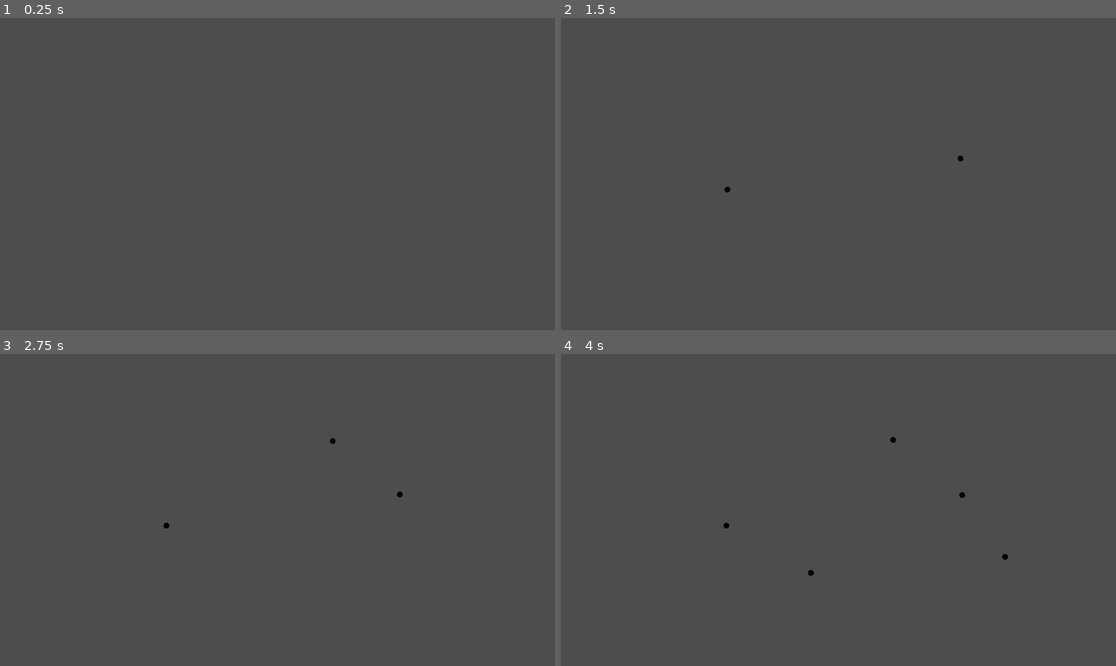
Above: before the commit, frames 1-4 (two rows, left to right).
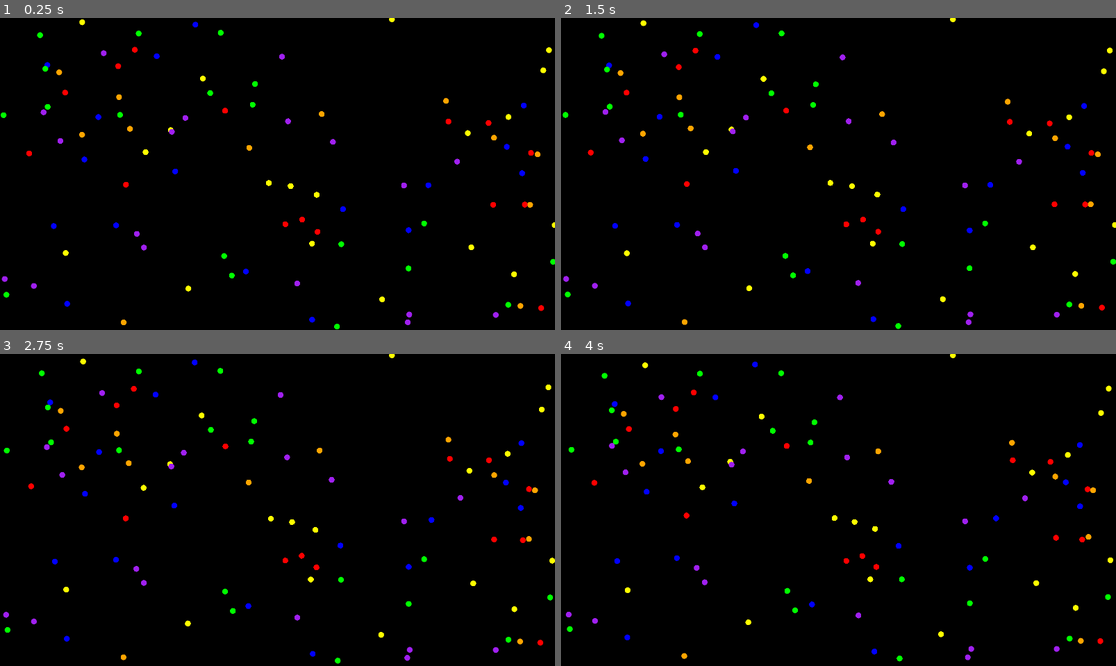
Above: after the commit, the same moments.

Repository: kumarhimself/coulombic-dynamics
Game: Godot game, scene res://scenes/main.tscn
Two runs of this game, one before a commit and one after it. Both use one fixed random seed, a clock stepped at 60 frames per second and the inputs below.
Inputs (mouse positions are in pixels of both pictures, inside the frame that each line leads up to):
- Up to frame 1 (0.25 s): no input
- Up to frame 2 (1.5 s): tap Enter at 0.5 s; move the mouse to (960, 158) at 0.52 s; press the mouse at (960, 158) at 0.53 s; move the mouse to (727, 189) at 1.27 s; release the mouse at (727, 189) at 1.28 s; click (727, 189) at 1.35 s
- Up to frame 3 (2.75 s): move the mouse to (333, 441) at 2.02 s; press the mouse at (333, 441) at 2.03 s
- Up to frame 4 (4 s): move the mouse to (810, 572) at 2.77 s; release the mouse at (810, 572) at 2.78 s; click (810, 572) at 2.85 s; move the mouse to (1005, 556) at 3.52 s; press the mouse at (1005, 556) at 3.53 s

The runs differ from the first frame. In frame 1, 100% of the frame differs, in the area x 0-100%, y 0-100%; in frame 2, 100%; in frame 3, 100%; in frame 4, 100%.

Commit message:
Reimplemented force interactions similar to ParticleLife. Can see clustering of different-colored particles, but not enough to show anything definitive. Need to fine-tune force model furhter.

Diff:
--- a/project.godot
+++ b/project.godot
@@ -28,3 +28,12 @@
 "events": [Object(InputEventMouseButton,"resource_local_to_scene":false,"resource_name":"","device":-1,"window_id":0,"a …(253 unchanged characters)…
 ]
 }
+right_click={
+"deadzone": 0.5,
+"events": [Object(InputEventMouseButton,"resource_local_to_scene":false,"resource_name":"","device":-1,"window_id":0,"alt_pressed":false,"shift_pressed":false,"ctrl_pressed":false,"meta_pressed":false,"button_mask":0,"position":Vector2(0, 0),"global_position":Vector2(0, 0),"factor":1.0,"button_index":2,"canceled":false,"pressed":false,"double_click":false,"script":null)
+]
+}
+
+[rendering]
+
+environment/defaults/default_clear_color=Color(0, 0, 0, 1)
--- a/scripts/atom.gd
+++ b/scripts/atom.gd
@@ -1,26 +1,24 @@
+class_name Atom
 extends Node2D
-
-@export var atom_charge = -2
-@export var atom_mass = 15.9 # AMU
-@export var atom_radius = 10
-@export var atom_color = Color.BLACK
-var atom_velocity = Vector2.ZERO
 
 @onready var screen_size = get_viewport_rect().size
 
+@export var type = 0
+@export var mass = 1
+@export var radius = 10
+@export var color = Color.BLACK
+@export var velocity = Vector2.ZERO
 
-# Called when the node enters the scene tree for the first time.
+
 func _ready():
 	pass # Replace with function body.
 
-
-# Called every frame. 'delta' is the elapsed time since the previous frame.
-func _process(delta):
+func _physics_process(delta):
 	queue_redraw()
 	screen_wrap()
 
 func _draw():
-	draw_circle(Vector2.ZERO, atom_radius, atom_color)
+	draw_circle(Vector2.ZERO, radius, color)
 
 func screen_wrap():
 	position.x = wrapf(position.x, -20, screen_size.x + 20)
--- a/scripts/atom_manager.gd
+++ b/scripts/atom_manager.gd
@@ -1,47 +1,64 @@
 extends Node2D
 
-var Atom = preload("res://scenes/atom.tscn")
-var atoms_list = []
-const COULOMB_CONSTANT = 1e6
+@onready var screen_size : Vector2 = get_viewport_rect().size
+const atom_class = preload("res://scenes/atom.tscn")
+var atoms_list : Array[Atom] = []
+var num_type_atoms : int = 6
+var num_atoms : int = 100
+var type_atoms_colors : Array[Color] = [Color.RED, Color.ORANGE, Color.YELLOW, Color.GREEN, Color.BLUE, Color.PURPLE]
+var force_matrix : Array = []
+var min_dist_repulsion : float = 20.0
+var max_dist_influence : float = 300.0
 
 # Called when the node enters the scene tree for the first time.
-func _ready():
-	pass
+func _ready() -> void:
+	initialize_force_matrix()
+	spawn_atoms()
 
-func _physics_process(delta):
+func _physics_process(delta) -> void:
 	if len(atoms_list) != 0:
-		for atom1 in atoms_list:
-			var net_force = Vector2.ZERO
-			for atom2 in atoms_list:
-				if atom1 != atom2:
-					net_force += calculate_force(atom1, atom2)
+		for atom : Atom in atoms_list:
+			var net_force : Vector2 = Vector2.ZERO
+			for other_atom : Atom in atoms_list:
+				if atom != other_atom:
+					net_force += calculate_force_linear(atom, other_atom)
 
-			atom1.atom_velocity += (net_force / atom1.atom_mass) * delta
-			atom1.position += atom1.atom_velocity * delta  # Update the position directly
+			atom.velocity += 0.95 * (net_force / atom.mass) * delta
+			atom.position += atom.velocity * delta  # Update the position directly
 
-			#print("Atom position: ", atom1.position)
-			#print("Atom velocity: ", atom1.atom_velocity)
+# Initalizes force, min_dist, and max_dist matrices
+func initialize_force_matrix() -> void:
+	force_matrix.resize(num_type_atoms)
 
-func calculate_force(atom1, atom2):
-	# Calculating scalar distances and direction from atom1 to atom2
-	var distance = atom2.position - atom1.position
-	var distance_squared = distance.length_squared()
-	var direction = distance.normalized()
+	for i : int in range(num_type_atoms):
+		force_matrix[i] = []
+		for j : int in range(num_type_atoms):
+			force_matrix[i].append(max(randf_range(-1, -0.3), randf_range(0.3, 1)))
 
-	if distance_squared < 10:
-		return Vector2.ZERO
+func spawn_atoms() -> void:
+	for i : int in range(num_atoms):
+		var atom : Atom = atom_class.instantiate()
+		atom.type = randi() % num_type_atoms  # randi_range(0, num_type_atoms)
+		atom.color = type_atoms_colors[atom.type]
+		atom.position = Vector2(randf() * screen_size.x, randf() * screen_size.y)
+		add_child(atom)
+		atoms_list.append(atom)
 
-	var force_magnitude = (-1) * COULOMB_CONSTANT * (atom1.atom_charge * atom2.atom_charge) / distance_squared
+func calculate_force_linear(atom : Atom, other_atom : Atom) -> Vector2:
+	var total_force : Vector2 = Vector2(0, 0)
 
-	return direction * force_magnitude
+	var distance : Vector2 = atom.position - other_atom.position
+	var distance_magnitude : float = distance.length()
+	var direction : Vector2 = distance.normalized()
 
-# Checks if user left-clicks mouse, and if so, creates a new atom
-# at the mouse location.
-func _unhandled_input(event):
-	if event.is_action_pressed("left_click"):
-		var click_position = get_global_mouse_position()
-		var atom = Atom.instantiate()
-		atom.position = click_position
-		atoms_list.append(atom)
-		add_child(atom)
-		get_viewport().set_input_as_handled()
+	# If atoms are in the repulsive region, then add a repulsive force
+	# so that the atoms do not overlap.
+	if distance_magnitude < min_dist_repulsion:
+		total_force += direction * 1.5 * abs(force_matrix[atom.type][other_atom.type]) * distance_magnitude / min_dist_repulsion
+
+	# If atoms are less than their degree of influence, then apply
+	# the primary force.
+	if distance_magnitude < max_dist_influence:
+		total_force += (-1) * direction * force_matrix[atom.type][other_atom.type] * distance_magnitude / max_dist_influence
+
+	return total_force
